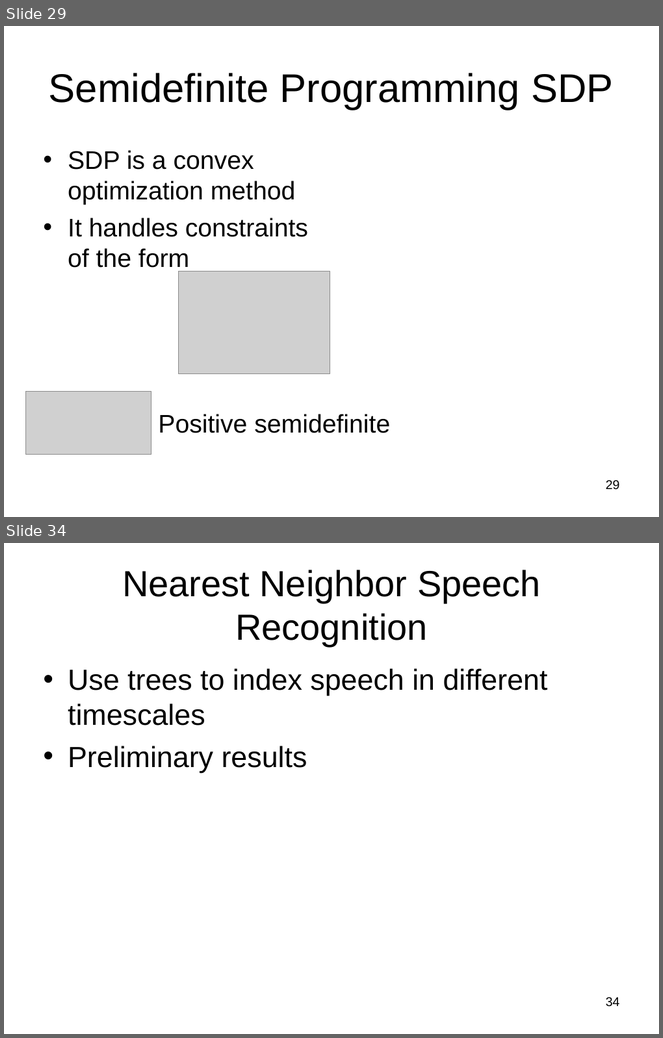
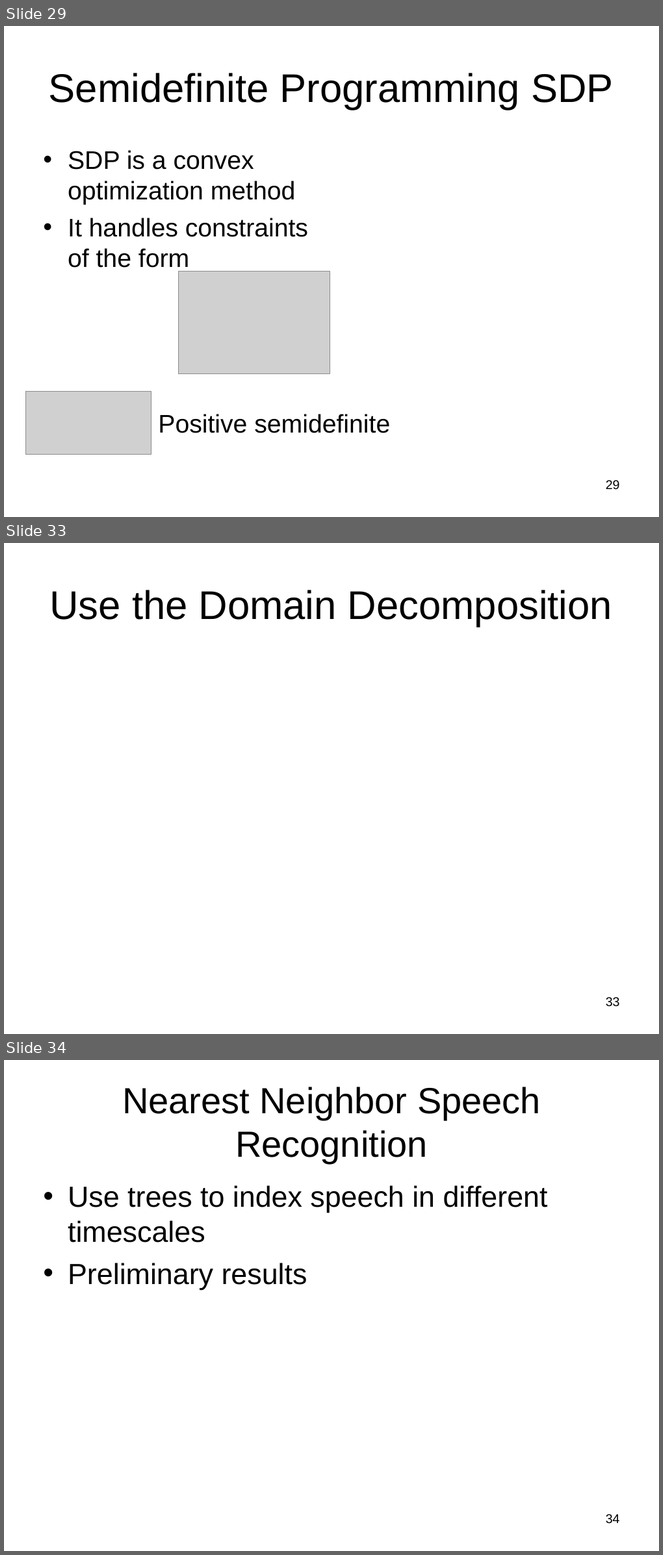
Before and after one commit to subailong/mlpack, a slide deck: fastlib/u/nvasil/docs/proposal/proposal.ppt. Shown one above the other, each under a label of ours: slides 29 and 34 before the commit, slides 29, 33 and 34 after it; the slides between them are not shown. The pictures are 663x1038 and 663x1555 pixels, drawn with LibreOffice and Linux fonts; fonts in the diff are those of the drawing; grey boxes stand for pictures. Boxes give left, top, right and bottom in pixels: in the first picture for what was removed or moved away, otherwise in the second. Text is boxed around its words. In the diff, an @@ line names an element or a change of style, - is before the commit and + after.

```diff
--- a/fastlib/u/nvasil/docs/proposal/proposal.ppt
+++ b/fastlib/u/nvasil/docs/proposal/proposal.ppt
@@ slide 33 added at (4,543,659,1034), background #FFFFFF @@
@@ title added at (50,590,612,627), 44 pt, text #000000 @@
+Use the Domain Decomposition
@@ page number added at (606,997,620,1007), 14 pt, text #000000 @@
+33
```
Also in this commit, not shown: 3 slides changed, 1 other slide added, 2 slides removed.
